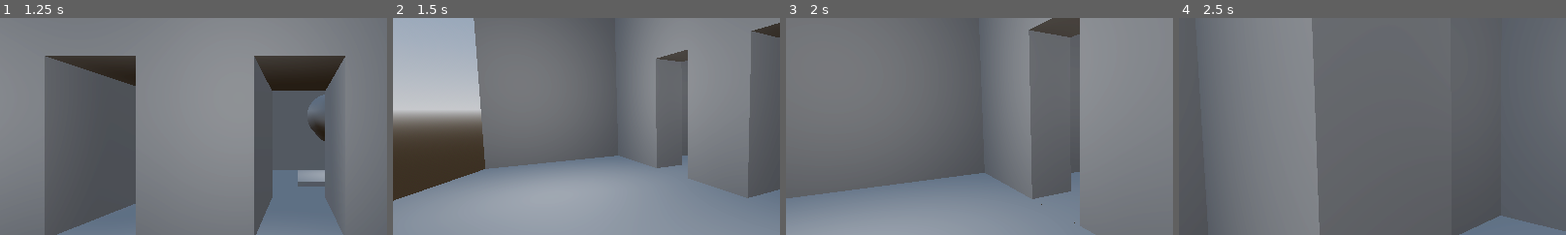
Above: before the commit, frames 1-4 (left to right).
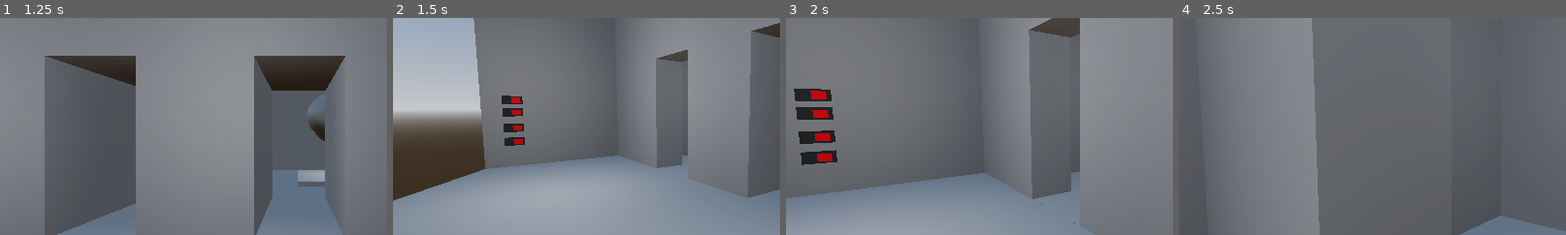
Above: after the commit, the same moments.

Repository: vanjac/short-fuse
Game: Godot game, scene res://MainScene.tscn
The game is run twice, just before and just after one commit, with the same random seed, the same clock (stepped at 60 frames per second) and the same inputs.
Inputs (mouse positions are % of the whole screen's width and height, from its top left):
- Up to frame 1 (1.25 s): move the mouse to (72, 45) at 0.52 s; hold D (right) from 0.53 s (still down); hold Ctrl (sprint) from 0.53 s (still down); click (72, 45) at 0.67 s
- Up to frame 2 (1.5 s): move the mouse to (45, 50) at 1.27 s; release D (right) at 1.28 s; release Ctrl (sprint) at 1.28 s; hold W (forward) from 1.28 s (still down); click (45, 50) at 1.35 s
- Up to frame 3 (2 s): keep holding W (forward)
- Up to frame 4 (2.5 s): keep holding W (forward); move the mouse to (52, 48) at 2.02 s; hold Ctrl (sprint) from 2.03 s (still down)
The pictures show only the part of the screen within x 12-62%, y 22-72%; the shares and areas given below are measured in that part.

Frame 1 is identical in both runs. In frame 2, 0.8% of the frame differs, in the area x 28-35%, y 35-59%; in frame 3, 2.1%, in the area x 2-14%, y 32-68%; in frame 4, nothing differs.

Commit message:
switch panel example controlling 1 light

Diff:
--- a/MainScene.tscn
+++ b/MainScene.tscn
@@ -1,7 +1,8 @@
-[gd_scene load_steps=7 format=3 uid="uid://bxnxv3kb5u84q"]
+[gd_scene load_steps=8 format=3 uid="uid://bxnxv3kb5u84q"]
 
 [ext_resource type="PackedScene" uid="uid://cxtmq350n1c0u" path="res://Player.tscn" id="1_2o316"]
 [ext_resource type="PackedScene" uid="uid://bck8knxx8mnmc" path="res://Ship.tscn" id="2_ho3oj"]
+[ext_resource type="PackedScene" uid="uid://bgjmn0qhjt1q8" path="res://SwitchPanel.tscn" id="3_ci5ad"]
 [ext_resource type="PackedScene" uid="uid://7526mvoacvj4" path="res://HUD.tscn" id="4_5oehx"]
 
 [sub_resource type="ProceduralSkyMaterial" id="ProceduralSkyMaterial_5soes"]
@@ -32,4 +33,6 @@
 
 [node name="Ship" parent="." instance=ExtResource("2_ho3oj")]
 
+[node name="SwitchPanel" parent="." instance=ExtResource("3_ci5ad")]
+
 [node name="HUD" parent="." instance=ExtResource("4_5oehx")]
--- /dev/null
+++ b/SwitchController.gd
@@ -0,0 +1,9 @@
+extends Node3D
+
+@onready var light1 = $/root/Scene/Ship/Lights/OmniLight3D9
+
+func _on_switch_1_switch_on():
+	light1.visible = false
+
+func _on_switch_1_switch_off():
+	light1.visible = true
--- /dev/null
+++ b/SwitchPanel.tscn
@@ -0,0 +1,22 @@
+[gd_scene load_steps=3 format=3 uid="uid://bgjmn0qhjt1q8"]
+
+[ext_resource type="Script" path="res://SwitchController.gd" id="1_3ru2o"]
+[ext_resource type="PackedScene" uid="uid://bdo1fj4xbrt1e" path="res://Switch.tscn" id="2_45a31"]
+
+[node name="SwitchPanel" type="Node3D"]
+script = ExtResource("1_3ru2o")
+
+[node name="Switch1" parent="." instance=ExtResource("2_45a31")]
+transform = Transform3D(-4.37114e-08, 0, 1, 0, 1, 0, -1, 0, -4.37114e-08, -11.1836, 15.607, -16.8815)
+
+[node name="Switch2" parent="." instance=ExtResource("2_45a31")]
+transform = Transform3D(-4.37114e-08, 0, 1, 0, 1, 0, -1, 0, -4.37114e-08, -11.1836, 15.2962, -16.8815)
+
+[node name="Switch3" parent="." instance=ExtResource("2_45a31")]
+transform = Transform3D(-4.37114e-08, 0, 1, 0, 1, 0, -1, 0, -4.37114e-08, -11.1836, 14.8916, -16.8815)
+
+[node name="Switch4" parent="." instance=ExtResource("2_45a31")]
+transform = Transform3D(-4.37114e-08, 0, 1, 0, 1, 0, -1, 0, -4.37114e-08, -11.1836, 14.5376, -16.8815)
+
+[connection signal="switch_off" from="Switch1" to="." method="_on_switch_1_switch_off"]
+[connection signal="switch_on" from="Switch1" to="." method="_on_switch_1_switch_on"]
